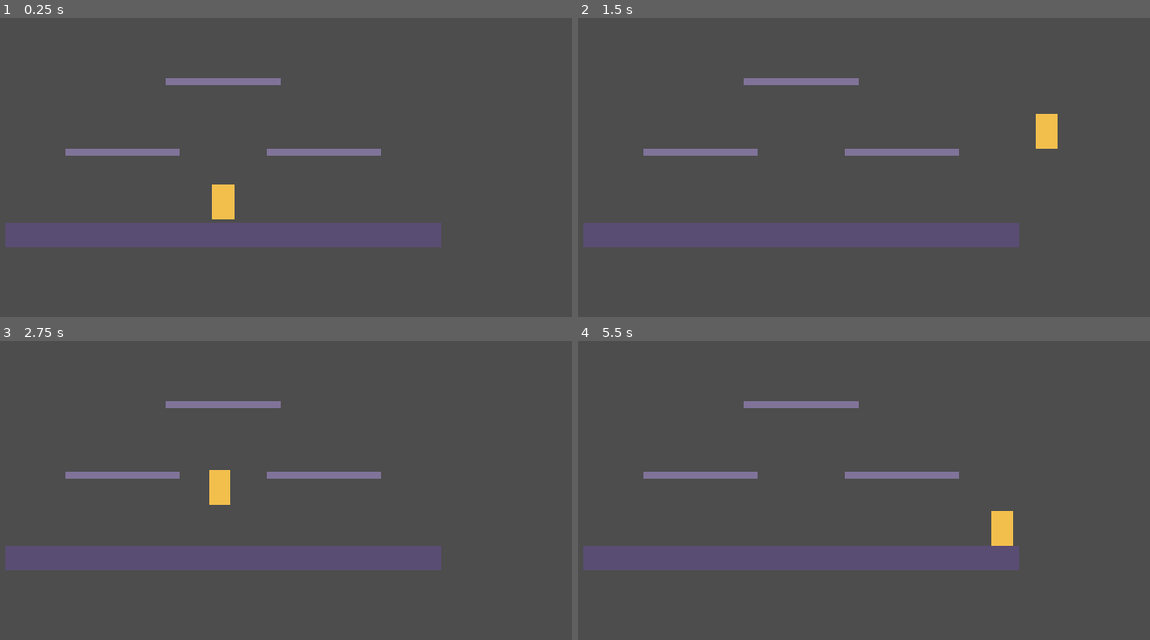
Above: before the commit, frames 1-4 (two rows, left to right).
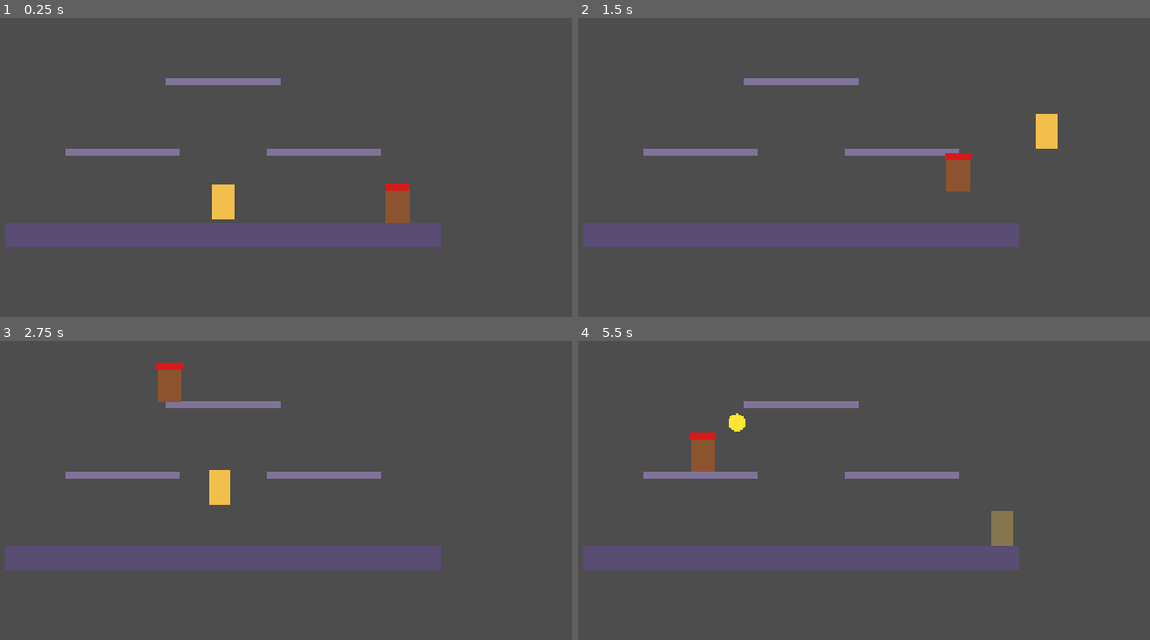
Above: after the commit, the same moments.

Repository: Serial-Developer/banana-catch
Game: Godot game, scene res://scenes/partie.tscn
The game is run twice, just before and just after one commit, with the same random seed, the same clock (stepped at 60 frames per second) and the same inputs.
Inputs (mouse positions are in pixels of both pictures, inside the frame that each line leads up to):
- Up to frame 1 (0.25 s): no input
- Up to frame 2 (1.5 s): tap Enter at 0.5 s; move the mouse to (955, 116) at 0.52 s; hold Right (move_right) from 0.53 s (still down); tap J (catch) at 0.6 s; click (955, 116) at 0.67 s; tap Up (jump) at 0.77 s; move the mouse to (663, 155) at 1.27 s; tap K (dash) at 1.35 s
- Up to frame 3 (2.75 s): tap Up (jump) at 1.52 s; move the mouse to (291, 370) at 2.02 s; release Right (move_right) at 2.03 s; hold Left (move_left) from 2.03 s (still down); tap Space at 2.1 s
- Up to frame 4 (5.5 s): move the mouse to (766, 535) at 2.77 s; release Left (move_left) at 2.78 s; hold Right (move_right) 2.78-4.28 s; tap X at 2.85 s; click (766, 535) at 2.92 s; tap Up (jump) at 3.02, 3.77, 4.52 s; move the mouse to (1012, 517) at 3.52 s; tap C at 3.6 s; move the mouse to (589, 397) at 4.27 s; hold Left (move_left) 4.28-5.03 s; tap Shift at 4.35 s; move the mouse to (835, 457) at 5.02 s; hold Right (move_right) from 5.03 s (still down); tap P at 5.1 s; click (835, 457) at 5.17 s

The runs differ from the first frame. In frame 1, 0.6% of the frame differs, in the area x 67-72%, y 55-69%; in frame 2, 0.6%; in frame 3, 0.6%; in frame 4, 1.1%, in the area x 19-77%, y 24-69%.

Commit message:
04: Le Singe et ses Lancers
Co-Authored-By: Claude Opus 5.5 <noreply@anthropic.com>

Diff:
--- a/src/partie.gd
+++ b/src/partie.gd
@@ -17,9 +17,13 @@
 var reglages: Reglages
 var graine: int = 1
 var meilleur_score: int = 0
+## Faux : le Singe reste immobile et ne lance rien (seuls les Lancers forcés envoient des Bananes).
+var singe_actif: bool = true
 
 var _rng := RandomNumberGenerator.new()
 var _joueur: Joueur
+var _singe: Singe
+var _temps_ecoule: float = 0.0
 var _bananes: Array[Banane] = []
 var _score: int = 0
 var _stocks: int = 0
@@ -48,6 +52,14 @@
 	_joueur.reglages = reglages
 	_joueur.position = Arene.POINT_APPARITION
 	add_child(_joueur)
+	_singe = Singe.new()
+	_singe.reglages = reglages
+	_singe.rng = _rng
+	_singe.actif = singe_actif
+	_singe.cible = func() -> Vector2: return _joueur.position + Vector2(0.0, -Joueur.TAILLE.y * 0.6)
+	_singe.peut_lancer = func() -> bool: return _bananes.size() < reglages.bananes_max_en_vol
+	_singe.lance.connect(forcer_lancer)
+	add_child(_singe)
 
 
 # --- État observable -------------------------------------------------------
@@ -62,6 +74,14 @@
 
 func terminee() -> bool:
 	return _terminee
+
+
+func temps_ecoule() -> float:
+	return _temps_ecoule
+
+
+func singe_position() -> Vector2:
+	return _singe.position
 
 
 func pourcentage() -> float:
@@ -127,6 +147,7 @@
 func _physics_process(delta: float) -> void:
 	if _terminee:
 		return
+	_temps_ecoule += delta
 	for banane: Banane in _bananes.duplicate():
 		if _terminee:
 			return
@@ -147,7 +168,7 @@
 		if banane.touche(point, _joueur.boite()) and (_joueur.peut_attraper() or not _joueur.invulnerable()):
 			touche_joueur = true
 			break
-		if not hors_jeu and (_touche_une_plateforme(banane, point) or point.y > FOND_DU_VIDE or not Arene.LIMITES.has_point(point)):
+		if not hors_jeu and (_touche_la_plateforme_principale(banane, point) or point.y > FOND_DU_VIDE or not Arene.LIMITES.has_point(point)):
 			hors_jeu = true
 	if touche_joueur and _joueur.peut_attraper():
 		_retirer(banane)
@@ -177,11 +198,9 @@
 	coup.emit(_pourcentage)
 
 
-func _touche_une_plateforme(banane: Banane, point: Vector2) -> bool:
-	for rect: Rect2 in Arene.plateformes():
-		if banane.touche(point, rect):
-			return true
-	return false
+## Seule la Plateforme principale arrête une Banane : les Plateformes hautes sont traversées.
+func _touche_la_plateforme_principale(banane: Banane, point: Vector2) -> bool:
+	return banane.touche(point, Arene.PRINCIPALE)
 
 
 func _retirer(banane: Banane) -> void:
@@ -204,5 +223,6 @@
 	for banane: Banane in _bananes.duplicate():
 		_retirer(banane)
 	_joueur.set_physics_process(false)
+	_singe.actif = false
 	var record_battu: bool = _score > meilleur_score
 	fin_de_partie.emit(_score, record_battu)
--- a/src/reglages.gd
+++ b/src/reglages.gd
@@ -39,3 +39,29 @@
 
 @export_group("Stocks")
 @export var duree_invulnerabilite: float = 2.0
+
+@export_group("Singe")
+@export var singe_vitesse: float = 320.0
+## Pause entre la fin d'un Lancer et la décision suivante.
+@export var intervalle_lancers: float = 1.4
+## Nombre maximal de Bananes en vol (le Singe attend s'il est atteint).
+@export var bananes_max_en_vol: int = 1
+## Probabilités relatives de chaque type de Lancer.
+@export var poids_arc: float = 0.5
+@export var poids_tir_tendu: float = 0.25
+@export var poids_lob: float = 0.25
+
+@export_group("Lancers")
+@export var duree_elan_arc: float = 0.4
+@export var duree_elan_tir_tendu: float = 0.3
+@export var duree_elan_lob: float = 0.55
+## Temps de vol jusqu'à la cible : [min, max] en secondes.
+@export var temps_vol_arc: Vector2 = Vector2(0.9, 1.25)
+@export var temps_vol_lob: Vector2 = Vector2(1.8, 2.2)
+## Vitesse horizontale d'un Tir tendu (px/s) et temps de vol minimal.
+@export var vitesse_tir_tendu: float = 1000.0
+@export var temps_vol_min_tir_tendu: float = 0.25
+## Écart aléatoire maximal entre le point visé et le Joueur (px).
+@export var dispersion_arc: float = 24.0
+@export var dispersion_tir_tendu: float = 12.0
+@export var dispersion_lob: float = 32.0
--- /dev/null
+++ b/src/singe.gd
@@ -0,0 +1,129 @@
+class_name Singe
+extends Node2D
+## L'adversaire : se déplace dans l'Arène et enchaîne Élan puis Lancer. Il ne fait aucun dégât par contact.
+
+signal lance(lancer: Lancer)
+
+enum Etat { ATTENTE, DEPLACEMENT, ELAN }
+
+const POINT_DEPART := Vector2(960.0, Arene.HAUT_PRINCIPALE)
+## Hauteur de la main (lieu de départ des Bananes) au-dessus des pieds.
+const HAUTEUR_MAIN: float = 56.0
+
+var reglages: Reglages
+var rng: RandomNumberGenerator
+## Renvoie le point visé (buste du Joueur).
+var cible: Callable
+## Renvoie vrai si une nouvelle Banane peut être lancée.
+var peut_lancer: Callable
+var actif: bool = true
+
+var _etat: Etat = Etat.ATTENTE
+var _temps: float = 0.0
+var _duree: float = 0.0
+var _depart := Vector2.ZERO
+var _arrivee := Vector2.ZERO
+var _hauteur_saut: float = 0.0
+var _type: Lancer.Type = Lancer.Type.ARC
+var _orientation: float = -1.0
+
+
+func _ready() -> void:
+	position = POINT_DEPART
+	_attendre(reglages.intervalle_lancers)
+
+
+func etat() -> Etat:
+	return _etat
+
+
+func type_en_preparation() -> Lancer.Type:
+	return _type
+
+
+func _physics_process(delta: float) -> void:
+	if not actif:
+		return
+	_temps += delta
+	match _etat:
+		Etat.ATTENTE:
+			if _temps >= _duree and peut_lancer.call():
+				_choisir_destination()
+		Etat.DEPLACEMENT:
+			var s: float = clampf(_temps / _duree, 0.0, 1.0)
+			position = _depart.lerp(_arrivee, s) + Vector2(0.0, -_hauteur_saut * 4.0 * s * (1.0 - s))
+			if s >= 1.0:
+				_preparer_lancer()
+		Etat.ELAN:
+			_orientation = signf(cible.call().x - position.x)
+			if _temps >= _duree:
+				lance.emit(_calculer_lancer())
+				_attendre(reglages.intervalle_lancers)
+
+
+func _attendre(duree: float) -> void:
+	_etat = Etat.ATTENTE
+	_temps = 0.0
+	_duree = duree
+
+
+func _choisir_destination() -> void:
+	var plateformes: Array[Rect2] = Arene.plateformes()
+	var rect: Rect2 = plateformes[rng.randi_range(0, plateformes.size() - 1)]
+	_depart = position
+	_arrivee = Vector2(rng.randf_range(rect.position.x + 30.0, rect.end.x - 30.0), rect.position.y)
+	var meme_niveau: bool = is_equal_approx(_depart.y, _arrivee.y)
+	_hauteur_saut = 0.0 if meme_niveau else 90.0 + maxf(_depart.y - _arrivee.y, 0.0)
+	_etat = Etat.DEPLACEMENT
+	_temps = 0.0
+	_duree = maxf(_depart.distance_to(_arrivee) / reglages.singe_vitesse, 0.0 if meme_niveau else 0.5)
+	if _duree <= 0.0:
+		_preparer_lancer()
+
+
+func _preparer_lancer() -> void:
+	position = _arrivee
+	_type = _tirer_type()
+	_etat = Etat.ELAN
+	_temps = 0.0
+	_duree = [reglages.duree_elan_arc, reglages.duree_elan_tir_tendu, reglages.duree_elan_lob][_type]
+
+
+func _tirer_type() -> Lancer.Type:
+	var poids: Array[float] = [reglages.poids_arc, reglages.poids_tir_tendu, reglages.poids_lob]
+	var tirage: float = rng.randf() * (poids[0] + poids[1] + poids[2])
+	for type: int in poids.size():
+		if tirage < poids[type]:
+			return type as Lancer.Type
+		tirage -= poids[type]
+	return Lancer.Type.ARC
+
+
+## Vitesse initiale qui amène la Banane de la main au point visé (dispersé) en un temps de vol donné.
+func _calculer_lancer() -> Lancer:
+	var main: Vector2 = position + Vector2(_orientation * 20.0, -HAUTEUR_MAIN)
+	var dispersion: float = [reglages.dispersion_arc, reglages.dispersion_tir_tendu, reglages.dispersion_lob][_type]
+	var vise: Vector2 = cible.call() + Vector2(rng.randf_range(-dispersion, dispersion), 0.0)
+	var ecart: Vector2 = vise - main
+	var temps_vol: float
+	match _type:
+		Lancer.Type.TIR_TENDU:
+			temps_vol = maxf(absf(ecart.x) / reglages.vitesse_tir_tendu, reglages.temps_vol_min_tir_tendu)
+		Lancer.Type.LOB:
+			temps_vol = rng.randf_range(reglages.temps_vol_lob.x, reglages.temps_vol_lob.y)
+		_:
+			temps_vol = rng.randf_range(reglages.temps_vol_arc.x, reglages.temps_vol_arc.y)
+	var vitesse := Vector2(ecart.x / temps_vol, (ecart.y - 0.5 * reglages.gravite_banane * temps_vol * temps_vol) / temps_vol)
+	return Lancer.new(_type, main, vitesse)
+
+
+func _process(_delta: float) -> void:
+	queue_redraw()
+
+
+func _draw() -> void:
+	var couleur := Color(0.55, 0.33, 0.18)
+	if _etat == Etat.ELAN:
+		couleur = [Color(0.9, 0.6, 0.2), Color(1.0, 0.3, 0.2), Color(0.6, 0.4, 1.0)][_type]
+	draw_rect(Rect2(-22.0, -60.0, 44.0, 60.0), couleur)
+	draw_rect(Rect2(-24.0, -70.0, 48.0, 12.0), Color(0.85, 0.1, 0.1))
--- a/tests/lib/suite_partie.gd
+++ b/tests/lib/suite_partie.gd
@@ -6,8 +6,10 @@
 var partie: Partie
 
 
-func nouvelle_partie(reglages: Reglages = null, graine: int = 1, meilleur_score: int = 0) -> Partie:
+## Par défaut le Singe est inactif : seuls les Lancers forcés envoient des Bananes.
+func nouvelle_partie(reglages: Reglages = null, graine: int = 1, meilleur_score: int = 0, singe_actif: bool = false) -> Partie:
 	partie = Partie.creer(reglages, graine, meilleur_score)
+	partie.singe_actif = singe_actif
 	add_child(partie)
 	return partie
 
--- a/tests/unit/test_attrape_echec.gd
+++ b/tests/unit/test_attrape_echec.gd
@@ -136,12 +136,16 @@
 	return ""
 
 
-func test_une_banane_sur_une_plateforme_haute_est_un_echec() -> String:
+func test_une_banane_traverse_une_plateforme_haute_puis_finit_en_echec_sur_la_principale() -> String:
 	await _partie_prete()
-	_lacher_loin_du_joueur(Arene.HAUTES[0].get_center().x)
+	var x: float = Arene.HAUTES[0].get_center().x
+	_lacher_loin_du_joueur(x)
+	await attendre_que(func() -> bool: return partie.positions_bananes().is_empty() or partie.positions_bananes()[0].y > Arene.HAUTES[0].end.y + 20.0, 2.0)
+	if not echecs.is_empty():
+		return "la Banane devrait traverser la Plateforme haute"
 	await secondes(1.0)
 	if echecs.size() != 1:
-		return "attendu 1 Échec sur la Plateforme haute"
+		return "attendu 1 Échec sur la Plateforme principale"
 	return ""
 
 
--- /dev/null
+++ b/tests/unit/test_singe.gd
@@ -0,0 +1,104 @@
+extends "res://tests/lib/suite_partie.gd"
+## Ticket 04 : le Singe et ses Lancers.
+
+
+## Lance une Partie avec le Singe actif et un Joueur immobile ; renvoie les Lancers [type, instant].
+func _observer_lancers(graine: int, duree_s: float) -> Array:
+	var reglages := Reglages.new()
+	reglages.stocks_depart = 999
+	nouvelle_partie(reglages, graine, 0, true)
+	var lancers: Array = []
+	var p: Partie = partie
+	partie.lancer.connect(func(type: Lancer.Type) -> void: lancers.append([type, snappedf(p.temps_ecoule(), 0.001)]))
+	await secondes(duree_s)
+	partie.queue_free()
+	await images(1)
+	return lancers
+
+
+func test_avec_la_meme_graine_le_singe_fait_les_memes_lancers() -> String:
+	var premiers: Array = await _observer_lancers(42, 20.0)
+	var seconds: Array = await _observer_lancers(42, 20.0)
+	if premiers.size() < 5:
+		return "le Singe devrait lancer régulièrement (%d Lancers en 20 s)" % premiers.size()
+	if premiers != seconds:
+		return "même graine, mêmes entrées : la suite de Lancers devrait être identique"
+	var autre: Array = await _observer_lancers(7, 20.0)
+	if autre == premiers:
+		return "une autre graine devrait donner une autre suite de Lancers"
+	return ""
+
+
+func test_sur_un_grand_nombre_de_lancers_les_trois_types_apparaissent() -> String:
+	var lancers: Array = await _observer_lancers(3, 90.0)
+	var types: Dictionary = {}
+	for l: Array in lancers:
+		types[l[0]] = true
+	if types.size() != 3:
+		return "les trois types de Lancer devraient apparaître (%d Lancers, types=%s)" % [lancers.size(), types.keys()]
+	return ""
+
+
+## Durée moyenne entre un Lancer du type donné et la résolution de sa Banane (Joueur immobile).
+func _duree_de_vol_moyenne(type_vise: Lancer.Type) -> float:
+	var reglages := Reglages.new()
+	reglages.stocks_depart = 999
+	nouvelle_partie(reglages, 11, 0, true)
+	await aller_vers(285.0)
+	# Les lambdas capturent les variables locales par valeur : on accumule dans un dictionnaire.
+	var cumul: Dictionary = {"total": 0.0, "nombre": 0}
+	var en_cours: Array = []  # [type, instant] de la Banane en vol
+	var p: Partie = partie
+	partie.lancer.connect(func(type: Lancer.Type) -> void: en_cours.append([type, p.temps_ecoule()]))
+	var resoudre: Callable = func() -> void:
+		if en_cours.is_empty():
+			return
+		var l: Array = en_cours.pop_front()
+		if l[0] == type_vise:
+			cumul.total += p.temps_ecoule() - l[1]
+			cumul.nombre += 1
+	partie.attrape.connect(resoudre)
+	partie.coup.connect(func(_pourcentage: float) -> void: resoudre.call())
+	partie.echec.connect(resoudre)
+	await secondes(120.0)
+	partie.queue_free()
+	await images(1)
+	return cumul.total / cumul.nombre if cumul.nombre > 0 else INF
+
+
+func test_un_tir_tendu_atteint_le_joueur_plus_vite_qu_un_lob() -> String:
+	var tir_tendu: float = await _duree_de_vol_moyenne(Lancer.Type.TIR_TENDU)
+	var lob: float = await _duree_de_vol_moyenne(Lancer.Type.LOB)
+	if tir_tendu == INF or lob == INF:
+		return "pas assez de Lancers observés"
+	if tir_tendu >= lob * 0.6:
+		return "un Tir tendu devrait arriver bien plus vite qu'un Lob (tir=%s s, lob=%s s)" % [tir_tendu, lob]
+	return ""
+
+
+func test_les_lancers_du_singe_visent_le_joueur() -> String:
+	var reglages := Reglages.new()
+	reglages.stocks_depart = 999
+	nouvelle_partie(reglages, 5, 0, true)
+	# Hors de l'abri des Plateformes hautes.
+	await aller_vers(285.0)
+	var coups: Array = espionner("coup")
+	var echecs: Array = espionner("echec")
+	await secondes(60.0)
+	# Joueur immobile : la plupart des Bananes doivent le toucher.
+	if coups.size() < echecs.size() * 2:
+		return "la plupart des Lancers devraient atteindre le Joueur (Coups=%d, Échecs=%d)" % [coups.size(), echecs.size()]
+	return ""
+
+
+func test_le_joueur_traverse_le_singe_sans_coup() -> String:
+	nouvelle_partie()
+	var coups: Array = espionner("coup")
+	await secondes(1.0)
+	var singe: Vector2 = partie.singe_position()
+	await aller_vers(singe.x + 60.0)
+	if partie.joueur_position().x < singe.x + 40.0:
+		return "le Joueur devrait avoir traversé le Singe"
+	if not coups.is_empty() or partie.pourcentage() != 0.0:
+		return "traverser le Singe ne devrait causer aucun Coup"
+	return ""
Not shown, added: src/singe.gd.uid
Not shown, added: tests/unit/test_singe.gd.uid
Not shown, added: tests/unit/test_zz_debug.gd.uid
Not shown, changed: .scratch/banana-catch/issues/04-singe-lancers.md
Not shown, changed: .scratch/banana-catch/spec.md
Not shown, changed: GLOSSARY.md
